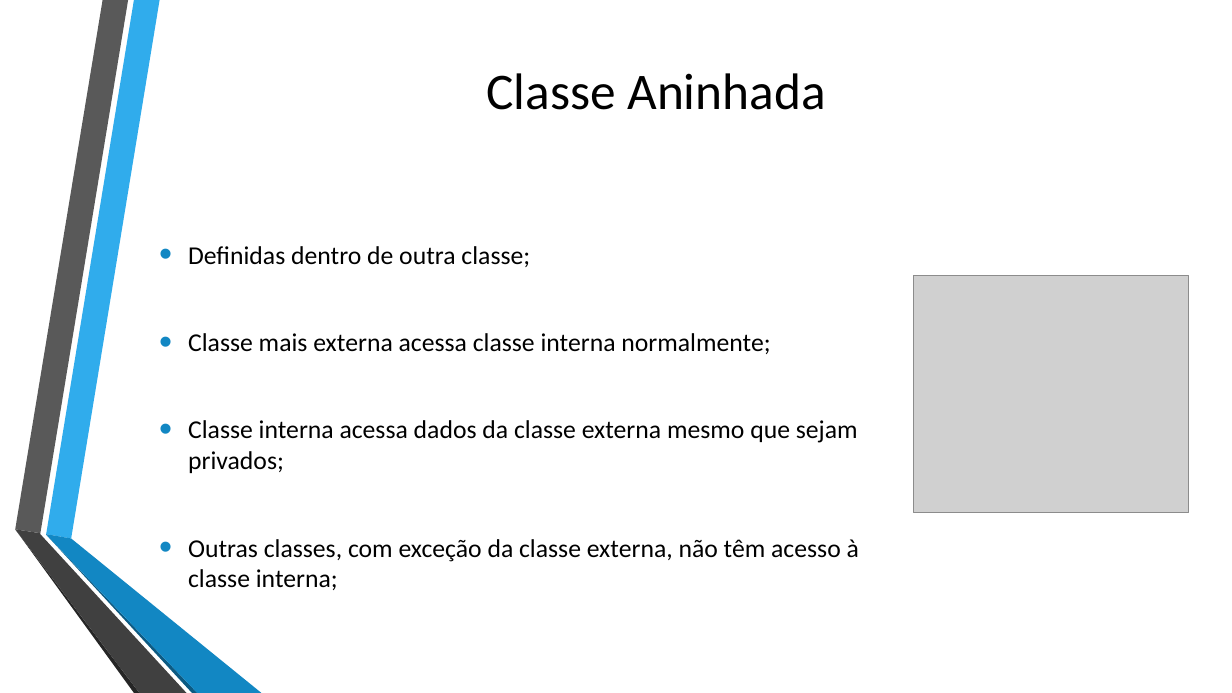
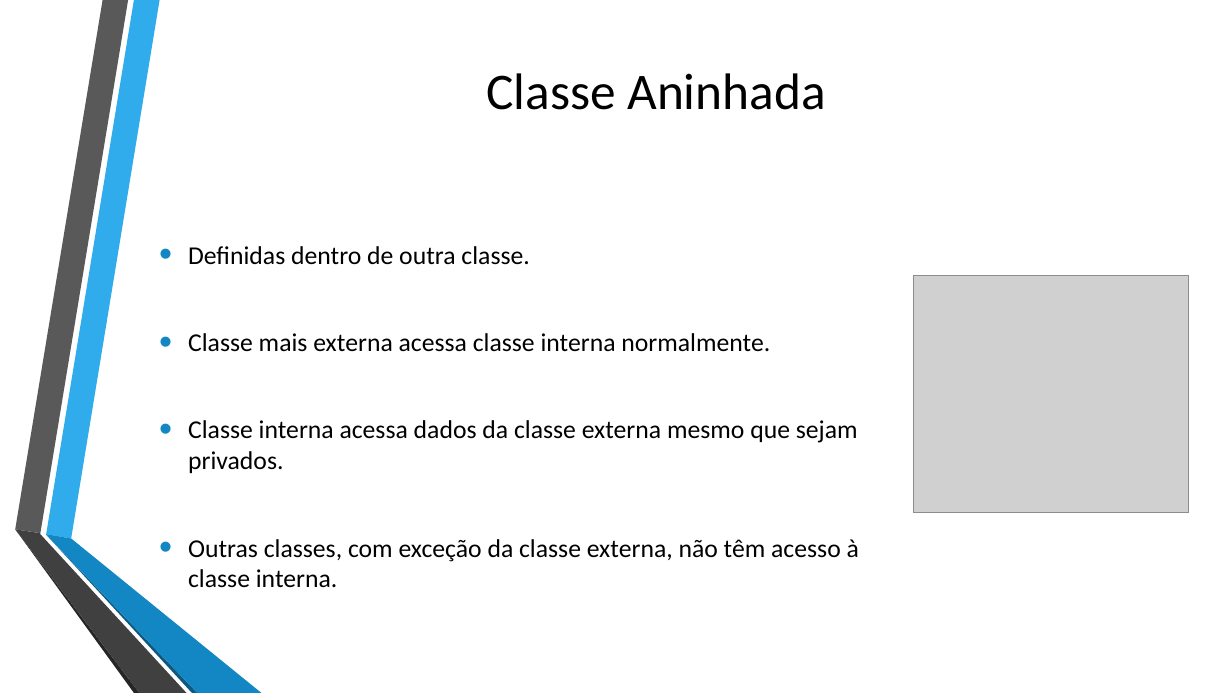
Before and after one commit to Sevzera/lp-cefet, a slide deck: slide 13 of Seminario/Apresentacao Groovy.pptx. Drawn at 1232x693 pixels with LibreOffice and Linux fonts; fonts in the diff are those of the drawing; grey boxes stand for pictures; background and template pictures are left out. Boxes give left, top, right and bottom in pixels: in the first picture for what was removed or moved away, otherwise in the second. Text is boxed around its words. In the diff, an @@ line names an element or a change of style, - is before the commit and + after.

```diff
--- a/Seminario/Apresentacao Groovy.pptx
+++ b/Seminario/Apresentacao Groovy.pptx
@@ text at (188, 246, 859, 587): text changed @@
-• Definidas dentro de outra classe;
-• Classe mais externa acessa classe interna normalmente;
-• Classe interna acessa dados da classe externa mesmo que sejam privados;
-• Outras classes, com exceção da classe externa, não têm acesso à classe interna;
+• Definidas dentro de outra classe.
+• Classe mais externa acessa classe interna normalmente.
+• Classe interna acessa dados da classe externa mesmo que sejam privados.
+• Outras classes, com exceção da classe externa, não têm acesso à classe interna.
```
Also in this commit, not shown: 16 other slides changed, 1 other file.
